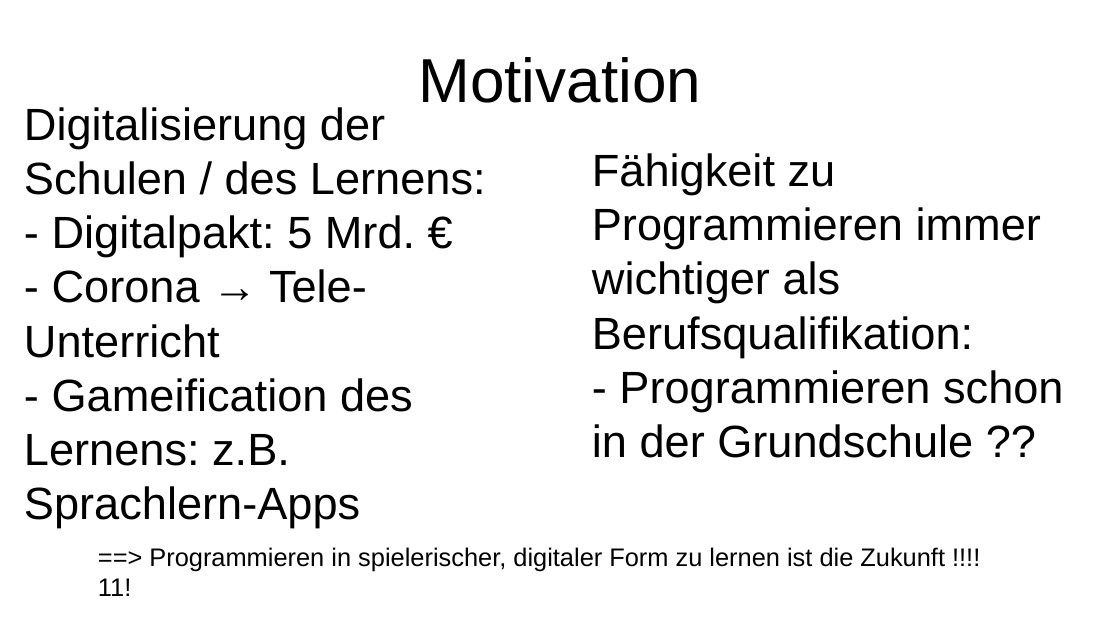
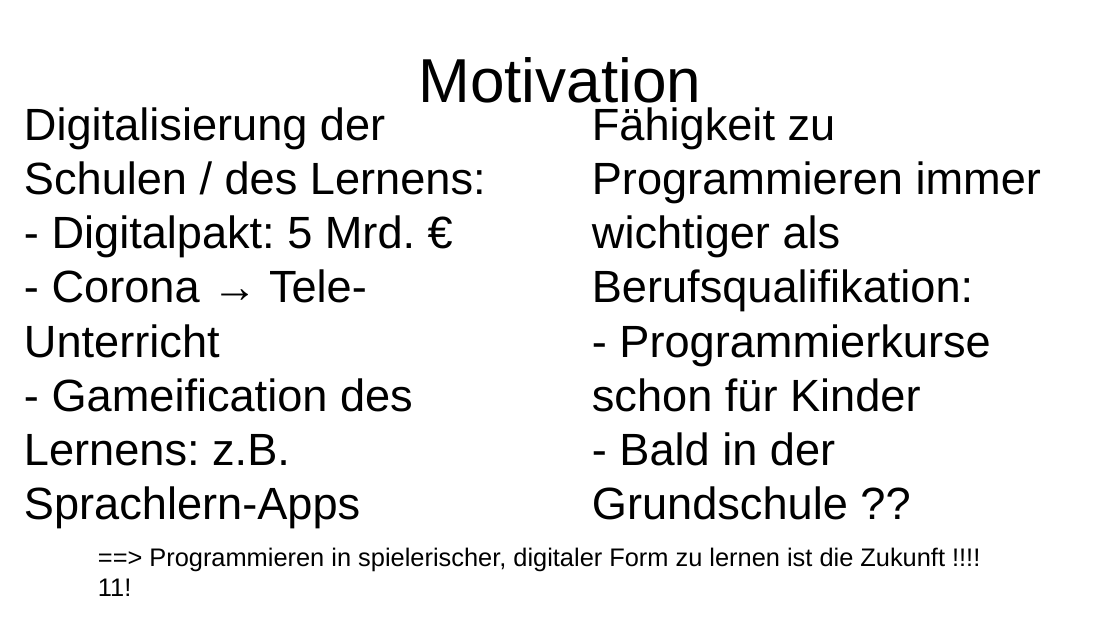
Before and after one commit to sebastian-steindl/EscapeTheVR, a slide deck: slide 1 of EntwurfPräsi.odp. Drawn at 1120x630 pixels with LibreOffice and Linux fonts; fonts in the diff are those of the drawing. Boxes give left, top, right and bottom in pixels: in the first picture for what was removed or moved away, otherwise in the second. Text is boxed around its words. In the diff, an @@ line names an element or a change of style, - is before the commit and + after.

```diff
--- a/EntwurfPräsi.odp
+++ b/EntwurfPräsi.odp
@@ text "Fähigkeit zu Programmieren immer wichtiger ...": place and size @@
-text "Fähigkeit zu Programmieren immer wichtiger ..." at box(592, 153, 1063, 458)
+text "Fähigkeit zu Programmieren immer wichtiger ..." at box(592, 107, 1041, 520)
@@ text at box(592, 324, 990, 520): text changed @@
-- Programmieren schon in der Grundschule ??
+- Programmierkurse schon für Kinder
+- Bald in der Grundschule ??
```
Also in this commit, not shown: 4 slides added, 1 slide removed.
